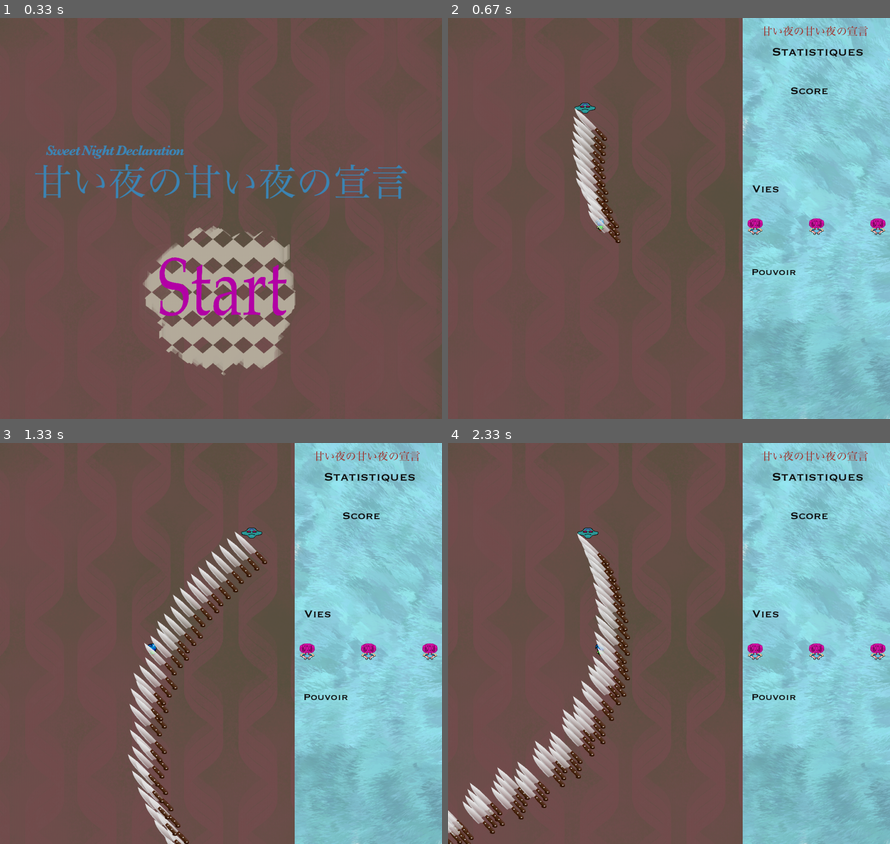
Above: before the commit, frames 1-4 (two rows, left to right).
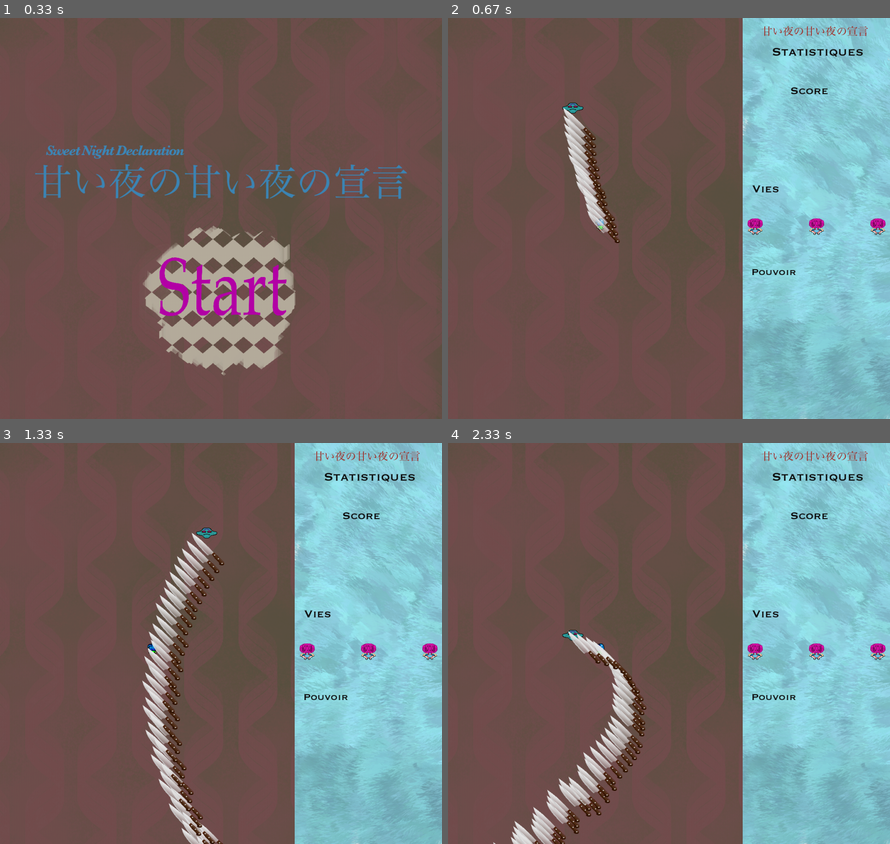
Above: after the commit, the same moments.

Repository: sukaizer/Sweet-Night-Declaration
Game: pygame game, started from main.py
Same seed, same stepped clock (60 frames per second), same inputs: the game is played once before the commit and once after it.
Inputs (mouse positions are in pixels of both pictures, inside the frame that each line leads up to):
- Up to frame 1 (0.33 s): no input
- Up to frame 2 (0.67 s): click (669, 298) at 0.38 s
- Up to frame 3 (1.33 s): tap Space at 0.67 s
- Up to frame 4 (2.33 s): no input

Frame 1 is identical in both runs. In frame 2, 1.5% of the frame differs, in the area x 25-40%, y 21-57%; in frame 3, 6.5%; in frame 4, 8.5%, in the area x 0-45%, y 21-100%.

Commit message:
debut pattern

Diff:
--- a/enemy.py
+++ b/enemy.py
@@ -6,38 +6,35 @@
 class Enemy(pygame.sprite.Sprite):
     """Classe représentant les ennemis"""
 
-    def __init__(self, game, x, y):
+    def __init__(self, game, x, y, vx, vy, velocity):
         """Constructeur de classe"""
 
         super().__init__()
         self.game = game
         self.health = 100
         self.max_health = 100
-        self.velocity = random.randint(3, 9)
+        self.velocity = velocity
         self.image = pygame.image.load("assets/enemy1.png").convert_alpha()
         self.rect = self.image.get_rect()
         self.rect.x = x
         self.rect.y = y
-        self.left_to_right = bool(random.getrandbits(1))
+        self.vx = vx
+        self.vy = vy
+        self.velocity = velocity
 
+    def move(self):
+        self.rect.x += self.velocity*self.vx
+        self.rect.y += self.velocity*self.vy
 
     def remove(self):
         """Enlève l'ennemi (self) du groupe d'ennemis"""
         self.game.all_enemies.remove(self)
 
-    def simple_move(self):
-        """Effectue un mouvement vertical simple de l'ennemi"""
+    def set_move(self, vx, vy, velocity):
+        self.vx = vx
+        self.vy = vy
+        self.velocity = velocity
 
-        if self.left_to_right:
-            if self.rect.x < self.game.real_width - (self.rect.width + self.velocity):
-                self.rect.x += self.velocity
-            else:
-                self.left_to_right = False
-        else:
-            if self.rect.x > self.velocity:
-                self.rect.x -= self.velocity
-            else:
-                self.left_to_right = True
 
     def damage(self, amount):
         self.health -= amount
@@ -45,5 +42,5 @@
             self.remove()
 
 
-    def create_bullet(self, x, y, angle, v, asset):
+    def create_bullet(self, x, y, angle, v, cooldown, asset):
         self.game.all_enemy_bullets.add(EnemyBullet(self.game, x, y, angle, v, asset))
--- a/enemybullet.py
+++ b/enemybullet.py
@@ -20,3 +20,6 @@
 
     def setAngle(self, angle):
         self.angle = angle
+
+    def remove(self):
+        self.game.all_enemy_bullets.remove(self)
--- a/bulletpattern.py
+++ b/enemybulletpattern.py
@@ -5,10 +5,10 @@
 import random
 
 
-def enemyToPlayer(game, enemy):
-    return direction(enemy.rect.x, enemy.rect.y, game.player.rect.x, game.player.rect.y)
+def bullet_to_player(game, enemy):
+    return angle_direction(enemy.rect.x, enemy.rect.y, game.player.rect.x, game.player.rect.y)
 
-def direction(x1, y1, x2, y2):
+def angle_direction(x1, y1, x2, y2):
     line = np.array([1,0])
     d = np.array([x2-x1, y2-y1])
     angle = np.arctan2(d[1] - line[1], d[0] -line[0])
--- /dev/null
+++ b/enemypattern.py
@@ -0,0 +1,25 @@
+import pygame
+import numpy as np
+from enemy import *
+from game import *
+import random
+
+
+def enemy_to_player(game, enemy):
+    return direction(enemy.rect.x, enemy.rect.y, game.player.rect.x, game.player.rect.y)
+
+def direction(x1, y1, x2, y2):
+    x = x1 - x2
+    y = y1 - y2
+    return x/np.sqrt(x**2 + y**2), y/np.sqrt(x**2 + y**2)
+
+
+
+
+def simple_move(game, enemy):
+    """Effectue un mouvement vertical simple de l'ennemi"""
+    enemy.move()
+    if enemy.vx <= 0 and enemy.rect.x < 40 :
+        enemy.set_move(1, np.sin(game.time), enemy.velocity)
+    if enemy.vx > 0 and enemy.rect.x > game.real_width - 200 :
+        enemy.set_move(-1, np.sin(game.time), enemy.velocity)
--- a/game.py
+++ b/game.py
@@ -5,7 +5,8 @@
 from player import *
 from enemy import *
 from statistiques import *
-from bulletpattern import *
+from enemybulletpattern import *
+from enemypattern import *
 
 
 class Game:
@@ -27,26 +28,29 @@
         self.pressed = {}
         self.time_bullet = 0
         self.wait_bullet_time = 2
+        self.time = 0
 
     def update(self, screen, start):
 
+        self.exited_screen()
         self.time_bullet += 1
         print(self.time_bullet)
-        self.stats.stat_menu(screen)
         screen.blit(self.player.image, self.player.rect)
         self.all_enemies.draw(screen)
         self.player.all_bullets.draw(screen)
         self.all_enemy_bullets.draw(screen)
 
         for enemies in self.all_enemies:
-            enemies.simple_move()
-            enemies.create_bullet(enemies.rect.x, enemies.rect.y, enemyToPlayer(self, enemies), 20, 'assets/knofe.png')
+            simple_move(self, enemies)
+            enemies.create_bullet(enemies.rect.x, enemies.rect.y, bullet_to_player(self, enemies), 20, 6, 'assets/knofe.png')
 
         for bullets in self.player.all_bullets:
             bullets.move()
 
         for enemy_bullet in self.all_enemy_bullets:
             enemy_bullet.move()
+
+        self.stats.stat_menu(screen)
 
         # verif des deplacements
         if self.pressed.get(pygame.K_RIGHT) and self.player.rect.x + self.player.rect.width * 1.2 < self.real_width:
@@ -86,11 +90,24 @@
                 pygame.mixer.music.load('assets/music/stage01repeat.ogg')
                 pygame.mixer.music.play(-1)
 
+        self.time += 1
+
+    def exited_screen(self):
+        for enemies in self.all_enemies:
+            if enemies.rect.x > (self.real_width + enemies.rect.width) or enemies.rect.x < (0 - enemies.rect.width) or enemies.rect.y > (self.height + enemies.rect.height) or enemies.rect.y < (0 - enemies.rect.height) :
+                enemies.remove()
+        for enemy_bullet in self.all_enemy_bullets:
+            if enemy_bullet.rect.x > (self.real_width + enemy_bullet.rect.width) or enemy_bullet.rect.x < (0 - enemy_bullet.rect.width) or enemy_bullet.rect.y > (self.height + enemy_bullet.rect.height) or enemy_bullet.rect.y < (0 - enemy_bullet.rect.height) :
+                enemy_bullet.remove()
+        for player_bullet in self.player.all_bullets:
+            if player_bullet.rect.x > (self.real_width + player_bullet.rect.width) or player_bullet.rect.x < (0 - player_bullet.rect.width) or player_bullet.rect.y > (self.height + player_bullet.rect.height) or player_bullet.rect.y < (0 - player_bullet.rect.height) :
+                player_bullet.remove()
+
 
     def spawn_enemy(self):
         """Permet de faire apparaitre un ennemi"""
 
-        self.all_enemies.add(Enemy(self, 200, 200))
+        self.all_enemies.add(Enemy(self, 200, 200, 1, 0, random.randint(3, 9)))
 
     def check_collision(self, sprite, group):
         return pygame.sprite.spritecollide(sprite, group, False, collided=pygame.sprite.collide_rect)  # change hitbox
